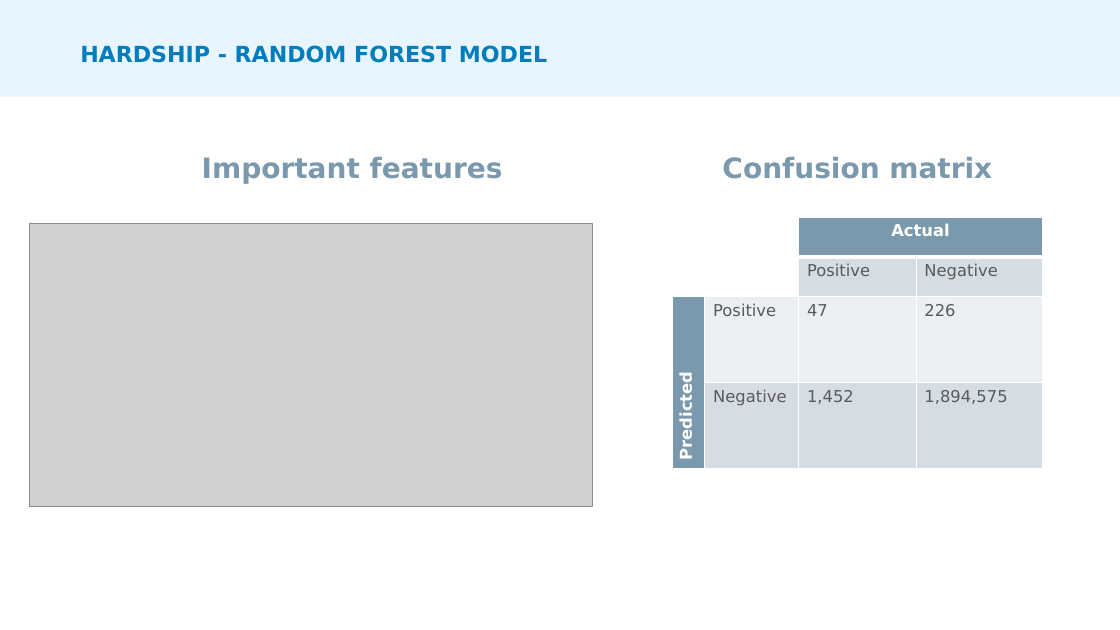
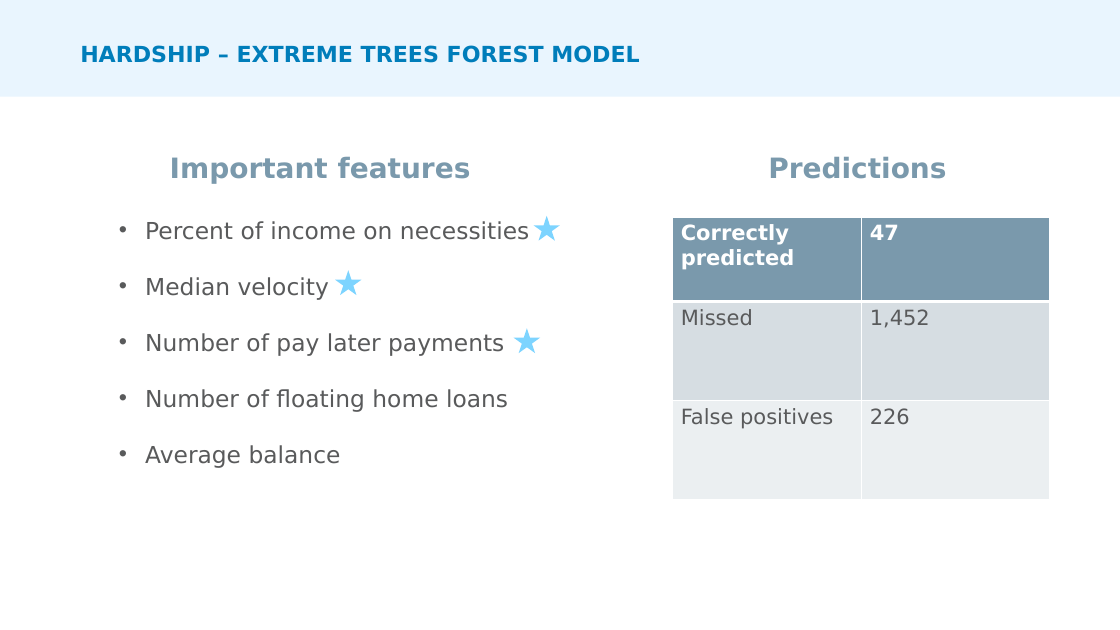
Before and after one commit to allyhassell/data-wrangling_assignment, a slide deck: slide 14 of ANZ Presentation.pptx (slide 15 before the commit). Drawn at 1120x630 pixels with LibreOffice and Linux fonts; fonts in the diff are those of the drawing; grey boxes stand for pictures. Boxes give left, top, right and bottom in pixels: in the first picture for what was removed or moved away, otherwise in the second. Text is boxed around its words. In the diff, an @@ line names an element or a change of style, - is before the commit and + after.

```diff
--- a/ANZ Presentation.pptx
+++ b/ANZ Presentation.pptx
@@ title at (80,45,639,63): text changed @@
-HARDSHIP - RANDOM FOREST MODEL
+HARDSHIP – EXTREME TREES FOREST MODEL
@@ text "Important features": place and size @@
-text "Important features" at (202,157,503,184)
+text "Important features" at (170,157,471,184)
@@ text at (768,157,946,179): text changed @@
-Confusion matrix
+Predictions
@@ picture removed at (30,223,592,507) @@
@@ text added at (145,221,529,468), 20 pt, text #595A5B @@
+• Percent of income on necessities
+• Median velocity
+• Number of pay later payments
+• Number of floating home loans
+• Average balance
@@ star added at (534,216,560,241), fill #7DD4FF @@
@@ table at (673,218,1050,500) @@
- |  | Actual | 
- |  | Positive | Negative
-Predicted | Positive | 47 | 226
- | Negative | 1,452 | 1,894,575
+Correctly predicted | 47
+Missed | 1,452
+False positives | 226
@@ table: place and size @@
-table at (673,218,1044,469)
+table at (673,218,1050,500)
@@ star added at (335,271,361,296), fill #7DD4FF @@
@@ star added at (514,329,540,354), fill #7DD4FF @@
```
Also in this commit, not shown: 11 other slides changed, 1 slide removed.
